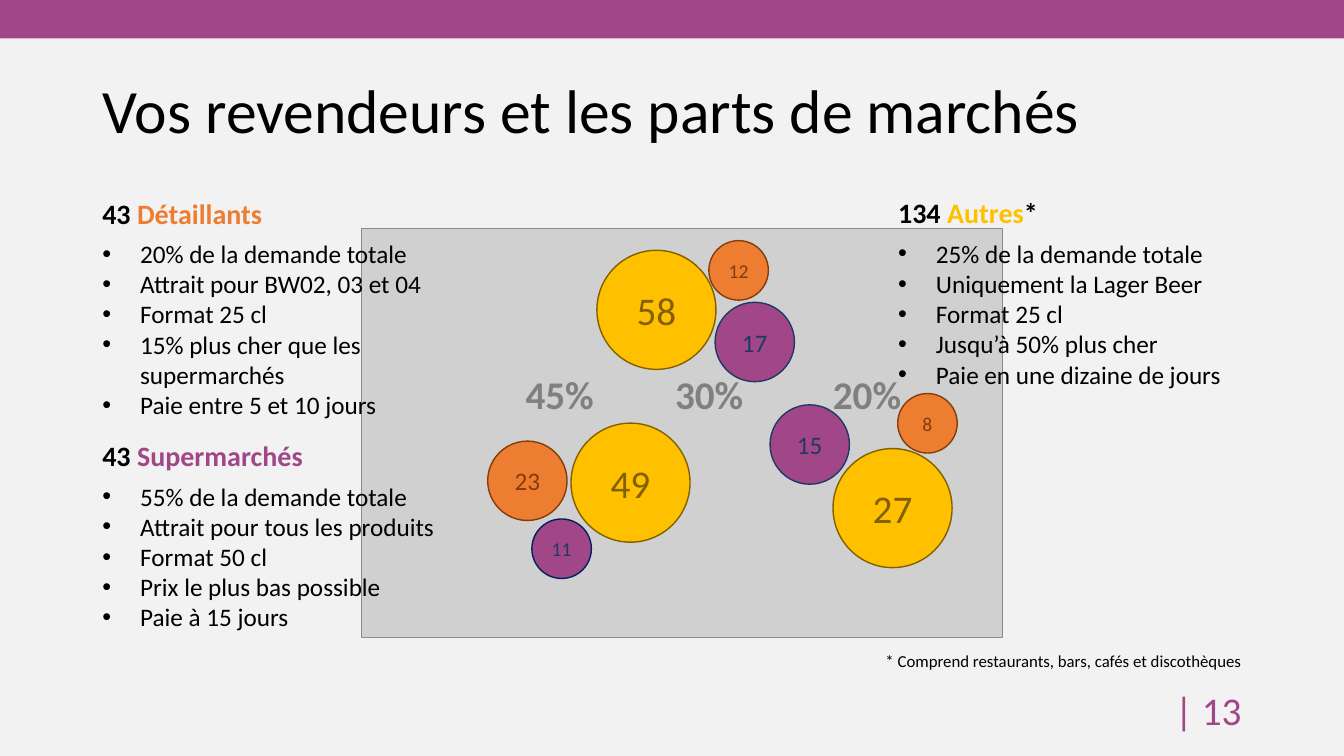
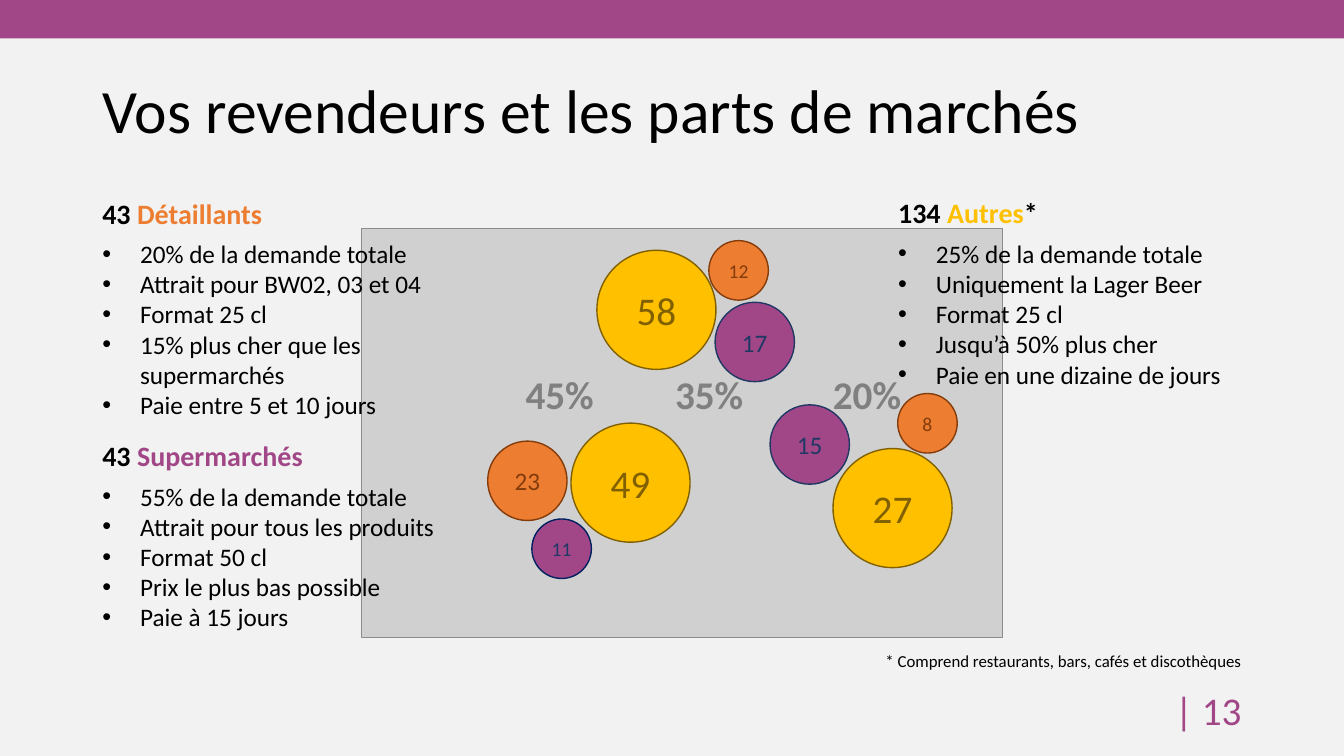
Before and after one commit to HEG-Arc/odoosim, a slide deck: slide 14 of Livrables/Brewery and Co.pptx. Drawn at 1344x756 pixels with LibreOffice and Linux fonts; fonts in the diff are those of the drawing; grey boxes stand for pictures; background and template pictures are left out. Boxes give left, top, right and bottom in pixels: in the first picture for what was removed or moved away, otherwise in the second. Text is boxed around its words. In the diff, an @@ line names an element or a change of style, - is before the commit and + after.

```diff
--- a/Livrables/Brewery and Co.pptx
+++ b/Livrables/Brewery and Co.pptx
@@ text at [675, 377, 743, 409]: text changed @@
-30%
+35%
```
Also in this commit, not shown: 16 other files.
